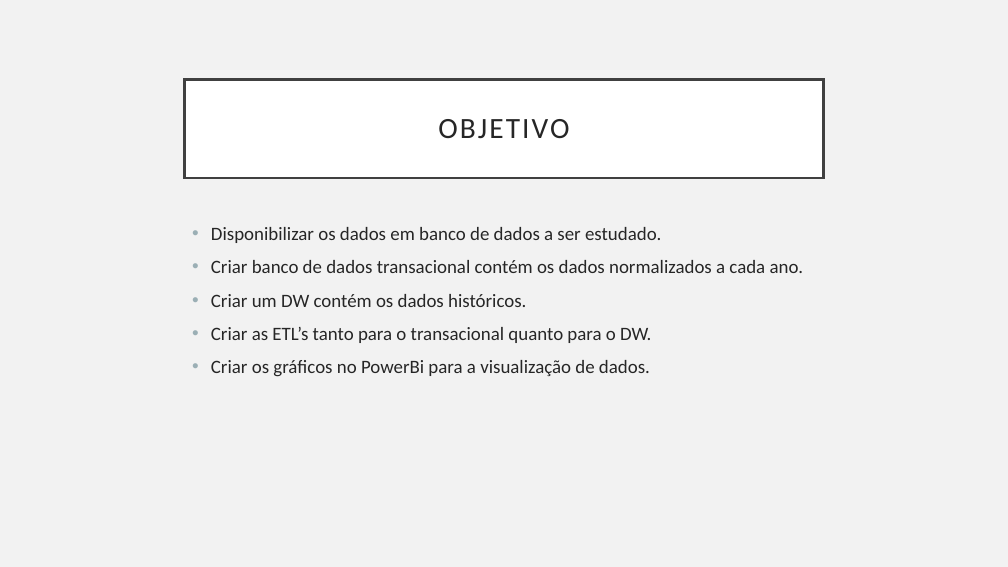
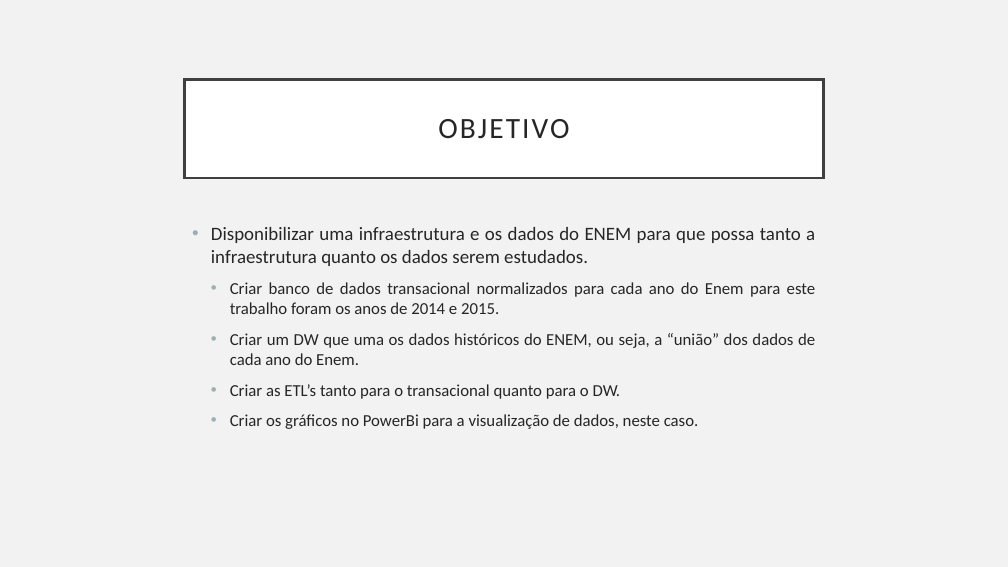
Before and after one commit to martins9/repositoriomonografia, a slide deck: slide 4 of Apresentação_Monografia.pptx. Drawn at 1008x567 pixels with LibreOffice and Linux fonts; fonts in the diff are those of the drawing. Boxes give left, top, right and bottom in pixels: in the first picture for what was removed or moved away, otherwise in the second. Text is boxed around its words. In the diff, an @@ line names an element or a change of style, - is before the commit and + after.

```diff
--- a/Apresentação_Monografia.pptx
+++ b/Apresentação_Monografia.pptx
@@ text at (211, 227, 815, 365): text changed; size 18 to 16 pt @@
-• Disponibilizar os dados em banco de dados a ser estudado.
-• Criar banco de dados transacional contém os dados normalizados a cada ano.
-• Criar um DW contém os dados históricos.
+• Disponibilizar uma infraestrutura e os dados do ENEM para que possa tanto a infraestrutura quanto os dados serem estudados.
+  • Criar banco de dados transacional normalizados para cada ano do Enem para este trabalho foram os anos de 2014 e 2015.
+  • Criar um DW que uma os dados históricos do ENEM, ou seja, a “união” dos dados de cada ano do Enem.
@@ text at (230, 384, 621, 399): size 18 to 16 pt in "Criar as ETL’s tanto para o transacional ..."; list level 1 to 2 in "Criar as ETL’s tanto para ..." @@
@@ text at (230, 414, 699, 429): text changed; size 18 to 16 pt @@
-• Criar os gráficos no PowerBi para a visualização de dados.
+  • Criar os gráficos no PowerBi para a visualização de dados, neste caso.
```
Also in this commit, not shown: 4 other slides changed, 3 slides added.
